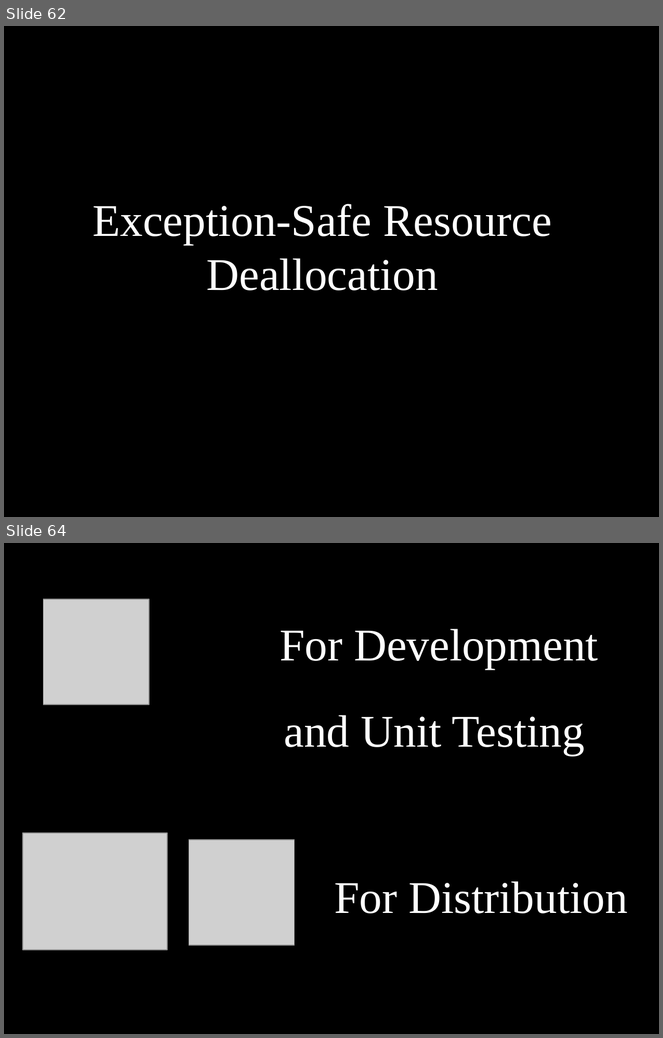
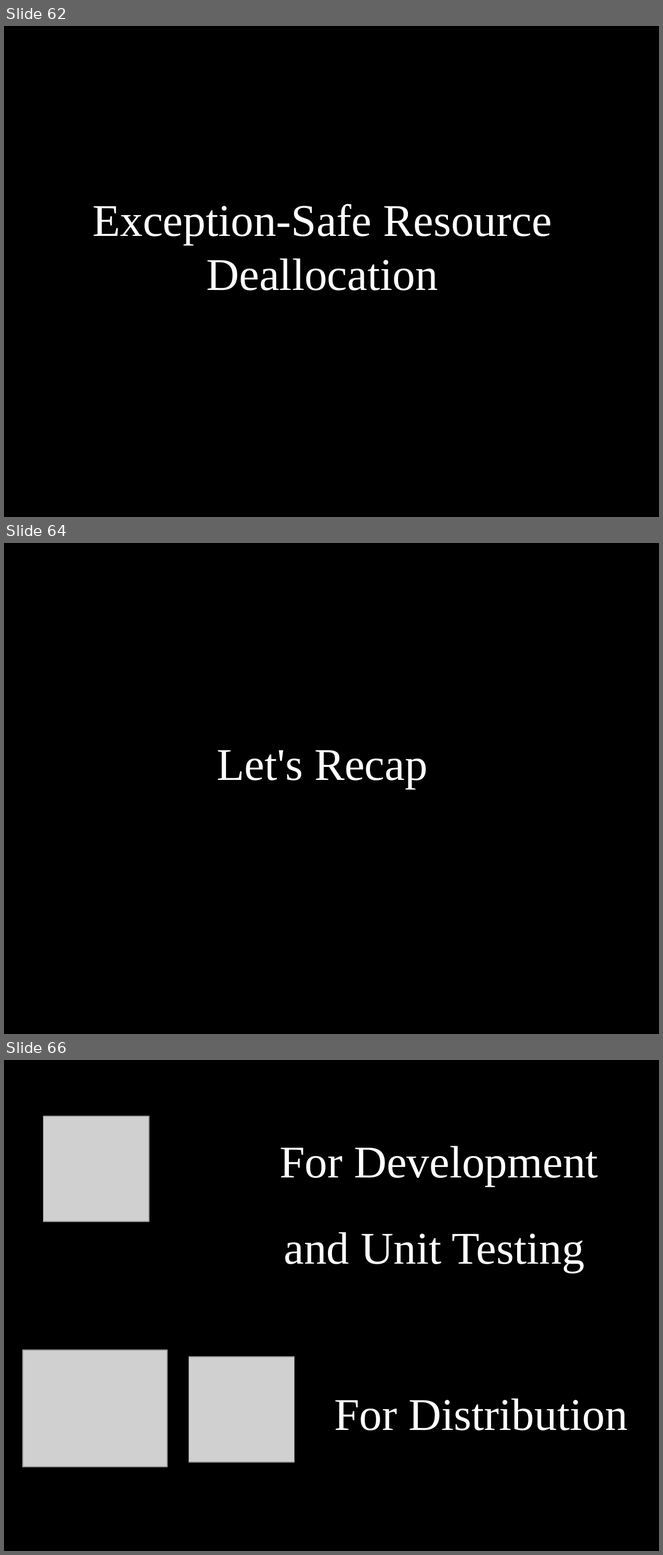
Before and after one commit to dodikk/StaticLib-Slides, a slide deck: Libraries-GoingNative.odp. Shown one above the other, each under a label of ours: slides 62 and 64 before the commit, slides 62, 64 and 66 after it; the slides between them are not shown. The pictures are 663x1038 and 663x1555 pixels, drawn with LibreOffice and Linux fonts; fonts in the diff are those of the drawing; grey boxes stand for pictures. Boxes give left, top, right and bottom in pixels: in the first picture for what was removed or moved away, otherwise in the second. Text is boxed around its words. In the diff, an @@ line names an element or a change of style, - is before the commit and + after.

```diff
--- a/Libraries-GoingNative.odp
+++ b/Libraries-GoingNative.odp
@@ slide 64 added at [4, 543, 659, 1034], background #000000 @@
@@ title added at [217, 750, 428, 789], 55 pt, text #FFFFFF @@
+Let's Recap
@@ what was slide 64 is now slide 66 @@
```
Also in this commit, not shown: 9 slides changed, 7 other slides added, 6 slides removed, 1 other file.
